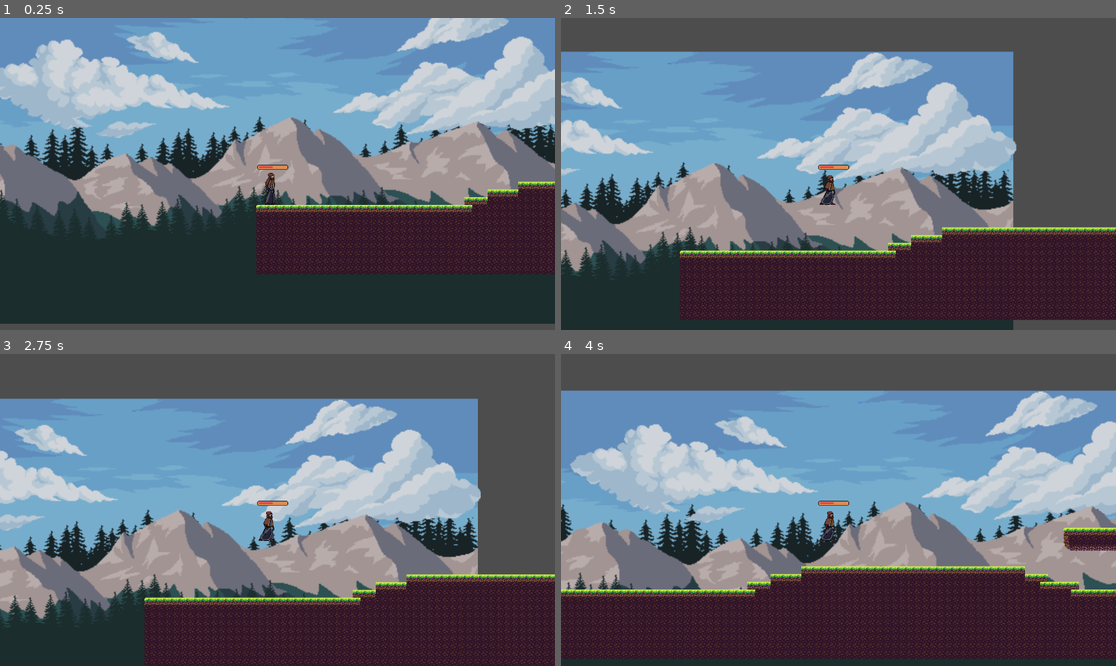
Above: before the commit, frames 1-4 (two rows, left to right).
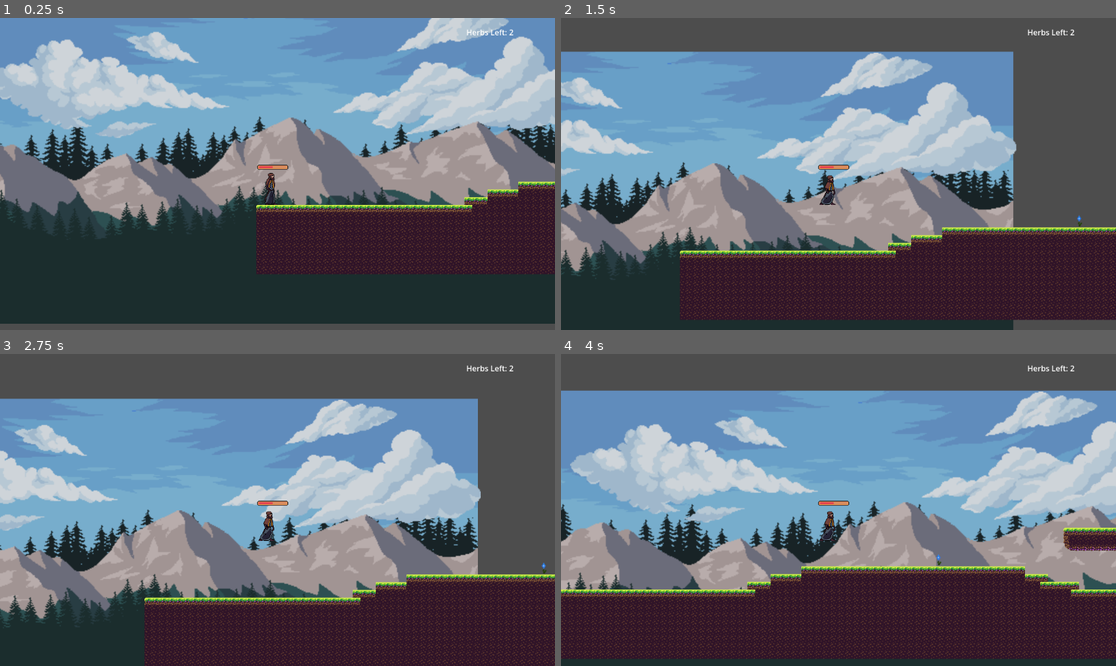
Above: after the commit, the same moments.

Repository: JulianoMedeirosMachado/wizards_quest
Game: Godot game, scene res://scenarios/level_1.tscn
Two runs of this game, one before a commit and one after it. Both use one fixed random seed, a clock stepped at 60 frames per second and the inputs below. This scene is started directly instead of the project's main scene.
Inputs:
- Up to frame 1 (0.25 s): no input
- Up to frame 2 (1.5 s): tap Enter (ui_accept) at 0.5, 0.6, 0.77, 1.07, 1.35 s; hold Right (ui_right) from 0.53 s (still down)
- Up to frame 3 (2.75 s): tap Enter (ui_accept) at 1.52, 1.82, 2.1 s; release Right (ui_right) at 2.03 s; hold Left (ui_left) from 2.03 s (still down)
- Up to frame 4 (4 s): release Left (ui_left) at 2.78 s; hold Right (ui_right) from 2.78 s (still down); tap Enter (ui_accept) at 2.85, 3.02, 3.32, 3.6, 3.77 s

The runs differ from the first frame. In frame 1, less than 0.1% of the frame differs, in the area x 84-93%, y 3-6%; in frame 2, 0.1%; in frame 3, 0.1%; in frame 4, 0.1%, in the area x 67-93%, y 3-68%.

Commit message:
Added the herb collection and counter to level1

Diff:
--- a/entities_scenes/main_character.tscn
+++ b/entities_scenes/main_character.tscn
@@ -14,6 +14,7 @@
 [ext_resource type="Texture2D" uid="uid://b6cw1vsgjibce" path="res://sprites/Bars/healthbarUnder.png" id="12_hov5m"]
 [ext_resource type="Script" path="res://scripts/ProgressBar.gd" id="12_slmdk"]
 [ext_resource type="Texture2D" uid="uid://c73the8thk1gm" path="res://sprites/Bars/healthbarProgress.png" id="13_cacjr"]
+[ext_resource type="Script" path="res://scripts/herbs.gd" id="15_7mocj"]
 
 [sub_resource type="RectangleShape2D" id="RectangleShape2D_uuofy"]
 size = Vector2(32, 69)
@@ -557,6 +558,7 @@
 [node name="Main_Character" type="Node2D"]
 
 [node name="Player" type="CharacterBody2D" parent="."]
+collision_layer = 5
 script = ExtResource("1_suile")
 
 [node name="CollisionShape2D" type="CollisionShape2D" parent="Player"]
@@ -580,3 +582,11 @@
 texture_progress = ExtResource("13_cacjr")
 script = ExtResource("12_slmdk")
 player = NodePath("..")
+
+[node name="Herbs" type="Label" parent="Player" groups=["herbs"]]
+offset_left = 392.0
+offset_top = -306.0
+offset_right = 556.0
+offset_bottom = -283.0
+size_flags_horizontal = 8
+script = ExtResource("15_7mocj")
--- a/scenarios/level_1.tscn
+++ b/scenarios/level_1.tscn
@@ -1,12 +1,16 @@
-[gd_scene load_steps=10 format=3 uid="uid://cjnvway5w23xa"]
+[gd_scene load_steps=15 format=3 uid="uid://cjnvway5w23xa"]
 
 [ext_resource type="Texture2D" uid="uid://dnhgjvj5usdac" path="res://sprites/levels/sky.png" id="1_6nev5"]
 [ext_resource type="PackedScene" uid="uid://bqvwe35l0ects" path="res://entities_scenes/main_character.tscn" id="1_fg87s"]
+[ext_resource type="Script" path="res://scripts/level_1.gd" id="1_kkc6p"]
 [ext_resource type="Texture2D" uid="uid://bsqistwshko5p" path="res://sprites/levels/pine2.png" id="2_1m2a8"]
 [ext_resource type="Texture2D" uid="uid://c2dxijt5tt4uh" path="res://sprites/levels/cloud.png" id="3_b4yhu"]
 [ext_resource type="Texture2D" uid="uid://c147tp4c3fgpp" path="res://sprites/levels/mountain2.png" id="4_1i4h2"]
 [ext_resource type="Texture2D" uid="uid://hhdq4jkn7gls" path="res://sprites/levels/pine1.png" id="5_xdhrf"]
 [ext_resource type="Texture2D" uid="uid://cxyiaoep0cf7o" path="res://sprites/levels/Tileset.png" id="7_hjspd"]
+[ext_resource type="Texture2D" uid="uid://0gf72cbyf0q8" path="res://sprites/plants/flower.png" id="8_nyfl6"]
+[ext_resource type="Script" path="res://scripts/flower1.gd" id="9_seop5"]
+[ext_resource type="Script" path="res://scripts/flower.gd" id="10_s2hyj"]
 
 [sub_resource type="TileSetAtlasSource" id="TileSetAtlasSource_bh3o0"]
 texture = ExtResource("7_hjspd")
@@ -183,7 +187,11 @@
 physics_layer_0/collision_layer = 1
 sources/0 = SubResource("TileSetAtlasSource_bh3o0")
 
-[node name="level1" type="Node2D"]
+[sub_resource type="RectangleShape2D" id="RectangleShape2D_36blu"]
+size = Vector2(15, 27)
+
+[node name="level1" type="Node2D" groups=["herbs"]]
+script = ExtResource("1_kkc6p")
 
 [node name="Main_Character" parent="." instance=ExtResource("1_fg87s")]
 position = Vector2(12, 47)
@@ -245,3 +253,52 @@
 tile_set = SubResource("TileSet_f4y2l")
 format = 2
 layer_0/tile_data = PackedInt32Array(524286, 0, 0, 524287, 65536, 0, 458752, 65536, 0, 458753, 65536, 0, 458754, 65536, …(20097 unchanged characters)…
+
+[node name="CharacterBody2D2" type="CharacterBody2D" parent="." node_paths=PackedStringArray("level_var")]
+position = Vector2(0, -1)
+collision_layer = 4
+collision_mask = 4
+script = ExtResource("9_seop5")
+level_var = NodePath("..")
+
+[node name="Sprite2D" type="Sprite2D" parent="CharacterBody2D2"]
+position = Vector2(1187, -37)
+scale = Vector2(1.625, 2.5)
+texture = ExtResource("8_nyfl6")
+
+[node name="CollisionShape2D" type="CollisionShape2D" parent="CharacterBody2D2"]
+position = Vector2(1185.5, -29.5)
+shape = SubResource("RectangleShape2D_36blu")
+
+[node name="Area2D" type="Area2D" parent="CharacterBody2D2"]
+
+[node name="CollisionShape2D" type="CollisionShape2D" parent="CharacterBody2D2/Area2D"]
+position = Vector2(1185.5, -29.5)
+shape = SubResource("RectangleShape2D_36blu")
+
+[node name="CharacterBody2D" type="CharacterBody2D" parent="." node_paths=PackedStringArray("level_var")]
+position = Vector2(-388, 79)
+collision_layer = 4
+collision_mask = 4
+script = ExtResource("10_s2hyj")
+level_var = NodePath("..")
+
+[node name="Sprite2D" type="Sprite2D" parent="CharacterBody2D"]
+position = Vector2(1187, -37)
+scale = Vector2(1.625, 2.5)
+texture = ExtResource("8_nyfl6")
+
+[node name="CollisionShape2D" type="CollisionShape2D" parent="CharacterBody2D"]
+position = Vector2(1185.5, -29.5)
+shape = SubResource("RectangleShape2D_36blu")
+
+[node name="Area2D" type="Area2D" parent="CharacterBody2D"]
+
+[node name="CollisionShape2D" type="CollisionShape2D" parent="CharacterBody2D/Area2D"]
+position = Vector2(1185.5, -29.5)
+shape = SubResource("RectangleShape2D_36blu")
+
+[connection signal="body_entered" from="CharacterBody2D2/Area2D" to="CharacterBody2D2" method="_on_area_2d_body_entered"]
+[connection signal="body_exited" from="CharacterBody2D2/Area2D" to="CharacterBody2D2" method="_on_area_2d_body_exited"]
+[connection signal="body_entered" from="CharacterBody2D/Area2D" to="CharacterBody2D" method="_on_area_2d_body_entered"]
+[connection signal="body_exited" from="CharacterBody2D/Area2D" to="CharacterBody2D" method="_on_area_2d_body_exited"]
--- /dev/null
+++ b/scripts/flower.gd
@@ -0,0 +1,28 @@
+extends CharacterBody2D
+
+@export var level_var : Node2D
+var entered = false
+
+func _ready():
+	level_var.herbs_counter += 1
+	print(entered)
+	pass
+
+func _process(delta):
+	if entered == true:
+		print('found 0')
+		if Input.is_action_just_pressed("ui_accept"):
+			found()
+
+func found():
+	level_var.herbs_counter -= 1
+	queue_free()
+	print('found')
+
+func _on_area_2d_body_entered(body):
+	entered = true
+	pass # Replace with function body.
+
+func _on_area_2d_body_exited(body):
+	entered = false
+	pass # Replace with function body.
--- /dev/null
+++ b/scripts/flower1.gd
@@ -0,0 +1,31 @@
+extends CharacterBody2D
+
+@export var level_var : Node2D
+var entered = false
+
+func _ready():
+	level_var.herbs_counter += 1
+	print(entered)
+	pass
+
+func _process(delta):
+	if entered == true:
+		print('found 1')
+		if Input.is_action_just_pressed("ui_accept"):
+			found()
+
+func found():
+	level_var.herbs_counter -= 1
+	queue_free()
+	print('found')
+
+
+
+
+func _on_area_2d_body_entered(body):
+	entered = true
+	pass # Replace with function body.
+
+func _on_area_2d_body_exited(body):
+	entered = false
+	pass # Replace with function body.
--- /dev/null
+++ b/scripts/herbs.gd
@@ -0,0 +1,9 @@
+extends Label
+
+@onready var level = get_tree().get_first_node_in_group("herbs")
+
+func _ready():
+	pass
+# Called every frame. 'delta' is the elapsed time since the previous frame.
+func _process(delta):
+	self.text = str("Herbs Left: ") + str(level.herbs_counter)
--- /dev/null
+++ b/scripts/level_1.gd
@@ -0,0 +1,16 @@
+extends Node2D
+
+class_name level
+
+@export var herbs_counter = 0
+# Called when the node enters the scene tree for the first time.
+func _ready():
+	pass # Replace with function body.
+
+
+# Called every frame. 'delta' is the elapsed time since the previous frame.
+func _process(delta):
+	pass
+
+func update_counter(value):
+	herbs_counter += value
Not shown: 1 places in entities_scenes/main_character.tscn that only renumber resources
Binary file added: sprites/plants/flower.png
Not shown, added: sprites/plants/flower.png.import
